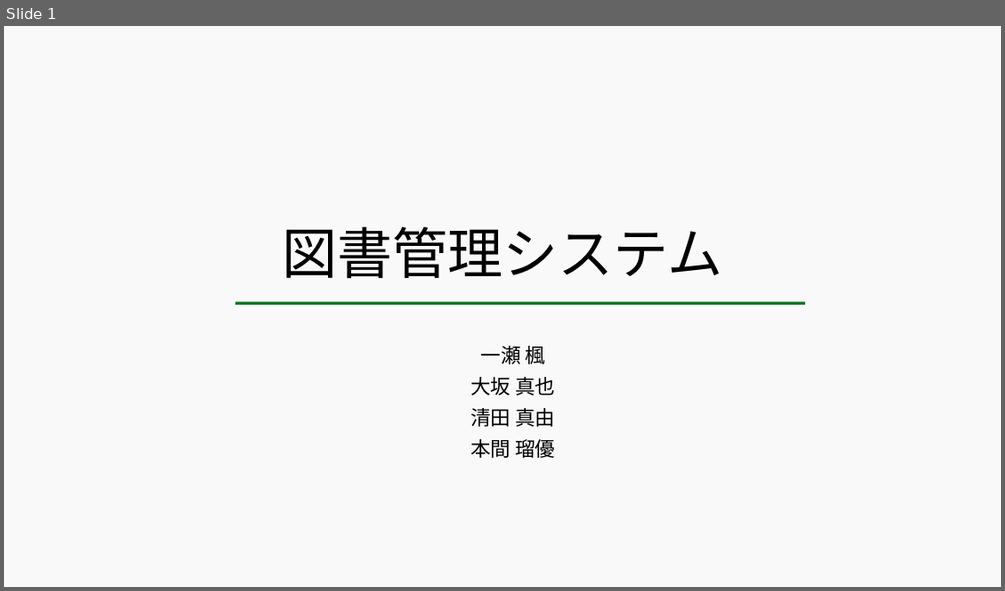
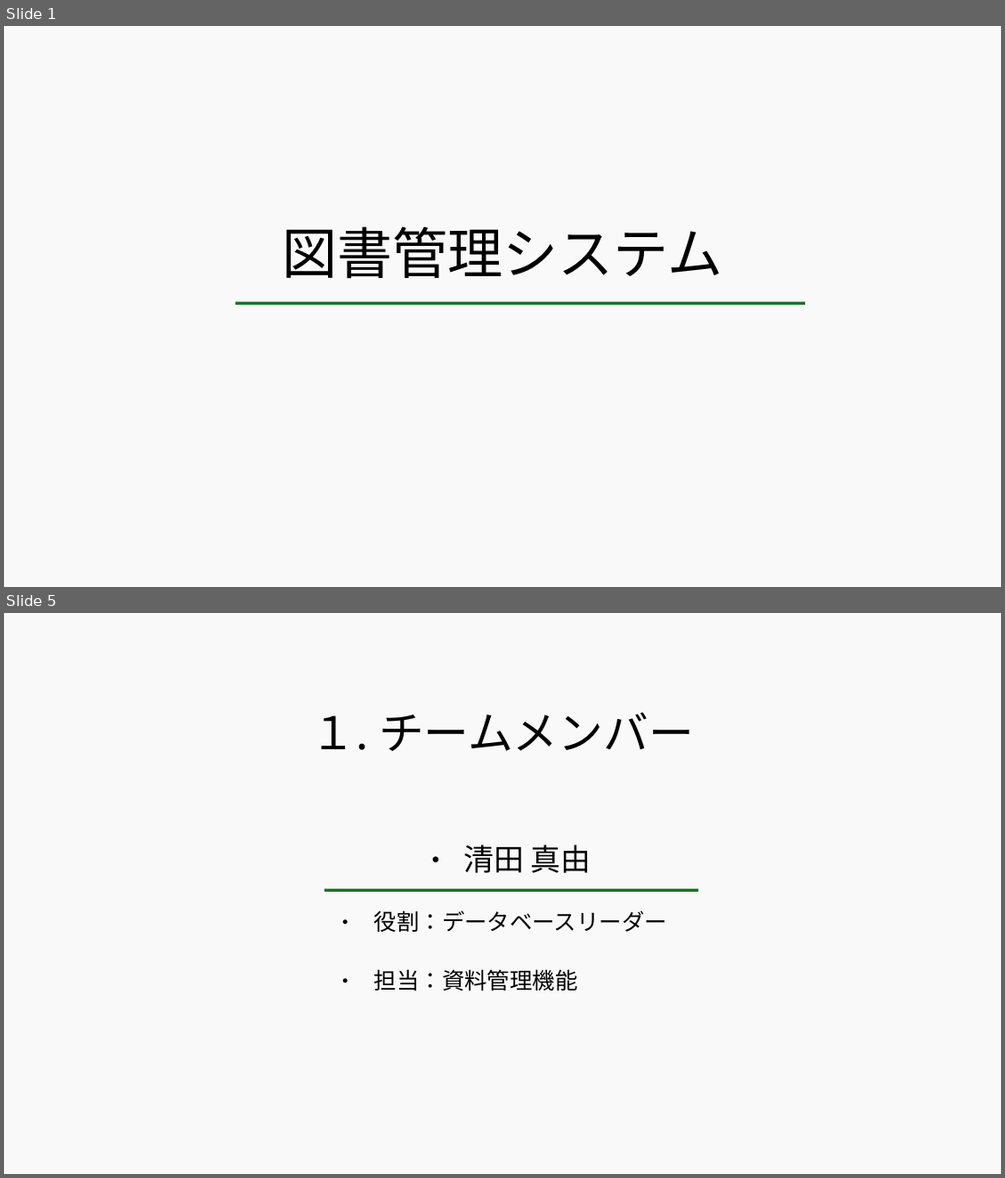
Before and after one commit to 2022java42-student008/LibraryProject, a slide deck: 図書管理システム - コピー.odp. Shown one above the other, each under a label of ours: slide 1 before the commit, slides 1 and 5 after it; the slides between them are not shown. The pictures are 1005x591 and 1005x1178 pixels, drawn with LibreOffice and Linux fonts; fonts in the diff are those of the drawing. Boxes give left, top, right and bottom in pixels: in the first picture for what was removed or moved away, otherwise in the second. Text is boxed around its words. In the diff, an @@ line names an element or a change of style, - is before the commit and + after.

```diff
--- a/図書管理システム - コピー.odp
+++ b/図書管理システム - コピー.odp
@@ slide 5 added at bbox=[4, 613, 1001, 1174], background #FFFFFF @@
@@ rectangle added at bbox=[4, 613, 1001, 1174], fill #EEEEEE at 35% opacity @@
@@ title added at bbox=[311, 712, 694, 751], 36 pt, text #000000 @@
+１. チームメンバー
@@ text added at bbox=[463, 844, 591, 873], 24 pt, text #000000 @@
+● 清田 真由
@@ line added from (324, 890) to (699, 890), #127622 2.3 pt @@
@@ text added at bbox=[374, 910, 667, 990], 18 pt, text #000000 @@
+● 役割：データベースリーダー
+● 担当：資料管理機能
@@ slide 1 changed as well @@
@@ subtitle removed at bbox=[470, 346, 555, 458] @@
-一瀬 楓
-大坂 真也
-清田 真由
-本間 瑠優
```
Also in this commit, not shown: 6 other slides changed, 3 other slides added.
